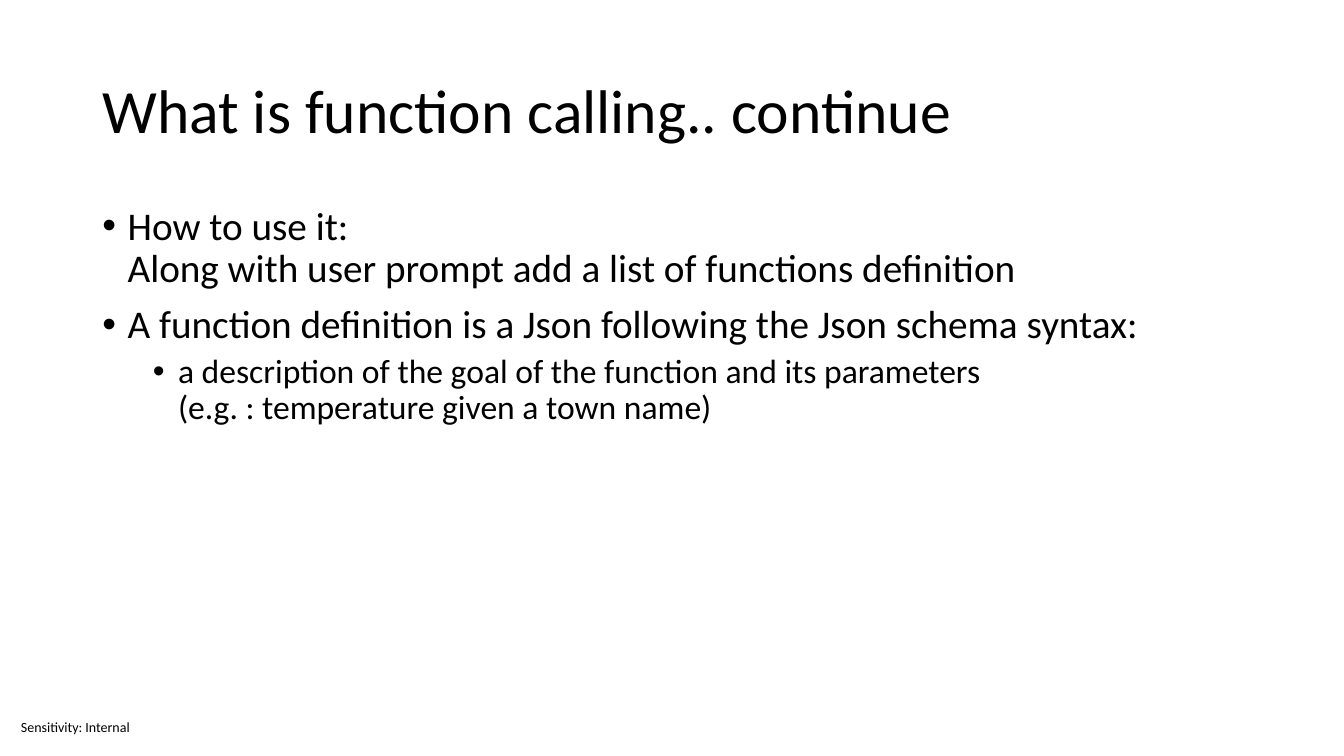
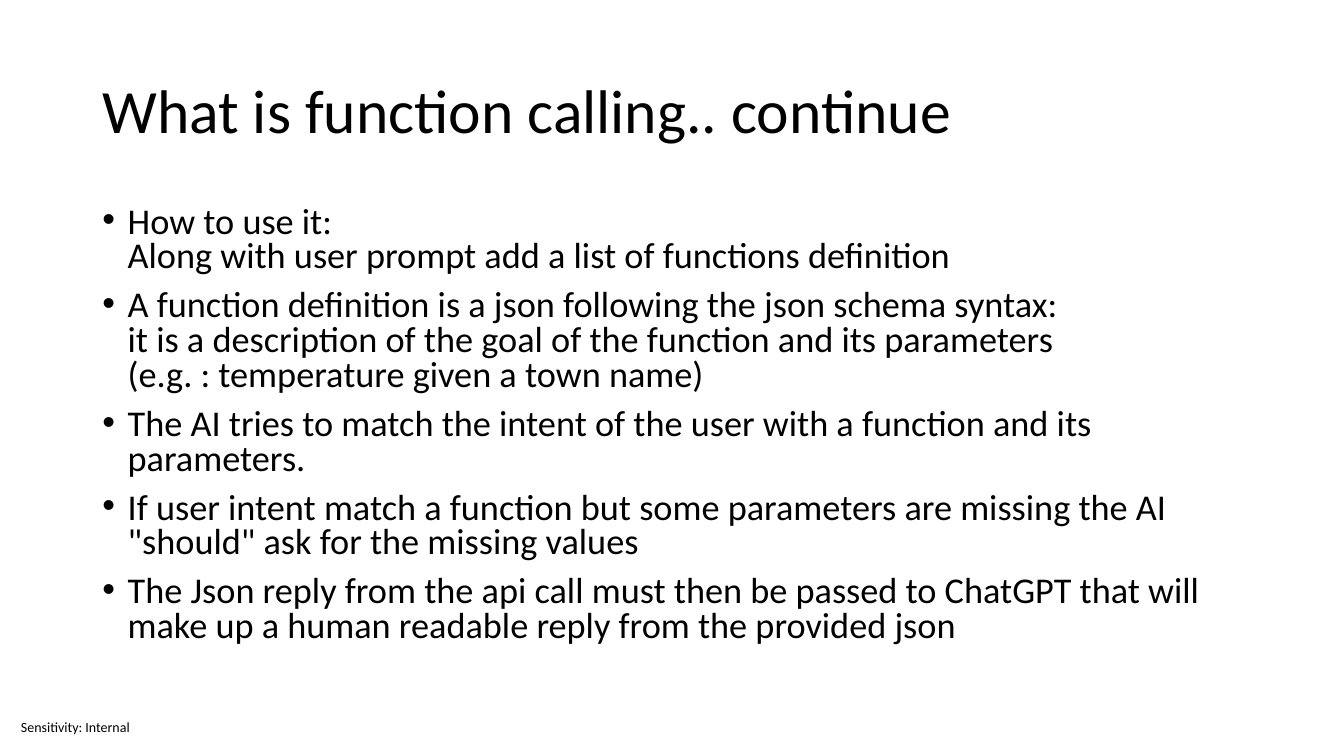
Before and after one commit to sabbadino/function-caling, a slide deck: slide 3 of Function calling.pptx (slide 7 before the commit). Drawn at 1344x756 pixels with LibreOffice and Linux fonts; fonts in the diff are those of the drawing. Boxes give left, top, right and bottom in pixels: in the first picture for what was removed or moved away, otherwise in the second. Text is boxed around its words. In the diff, an @@ line names an element or a change of style, - is before the commit and + after.

```diff
--- a/Function calling.pptx
+++ b/Function calling.pptx
@@ text at (128,209,950,275): size 28 to 25.9 pt in "How to use it: Along with user ..."; line spacing 0.9 to 0.8 @@
@@ text at (128,291,1199,645): text changed; size 24 to 25.9 pt @@
-• A function definition is a Json following the Json schema syntax:
-  • a description of the goal of the function and its parameters
-    (e.g. : temperature given a town name)
+• A function definition is a json following the json schema syntax:
+  it is a description of the goal of the function and its parameters
+  (e.g. : temperature given a town name)
+• The AI tries to match the intent of the user with a function and its parameters.
+• If user intent match a function but some parameters are missing the AI "should" ask for the missing values
+• The Json reply from the api call must then be passed to ChatGPT that will make up a human readable reply from the provided json
```
Also in this commit, not shown: 8 other slides changed, 6 slides removed.
